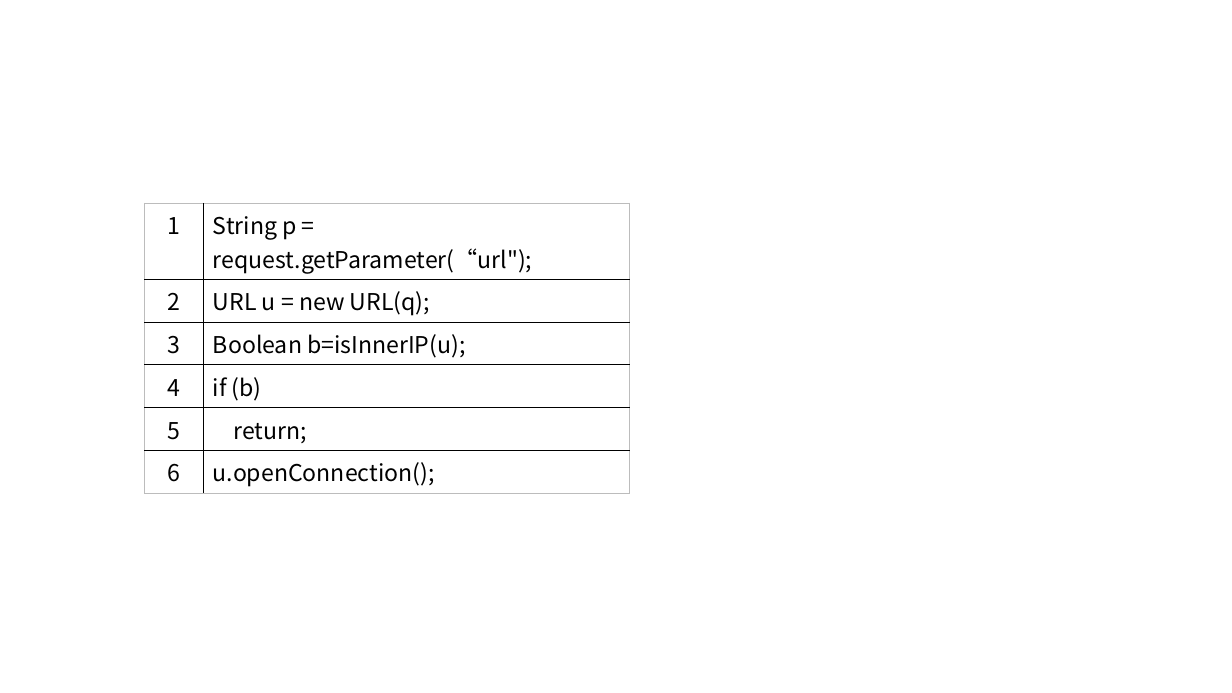
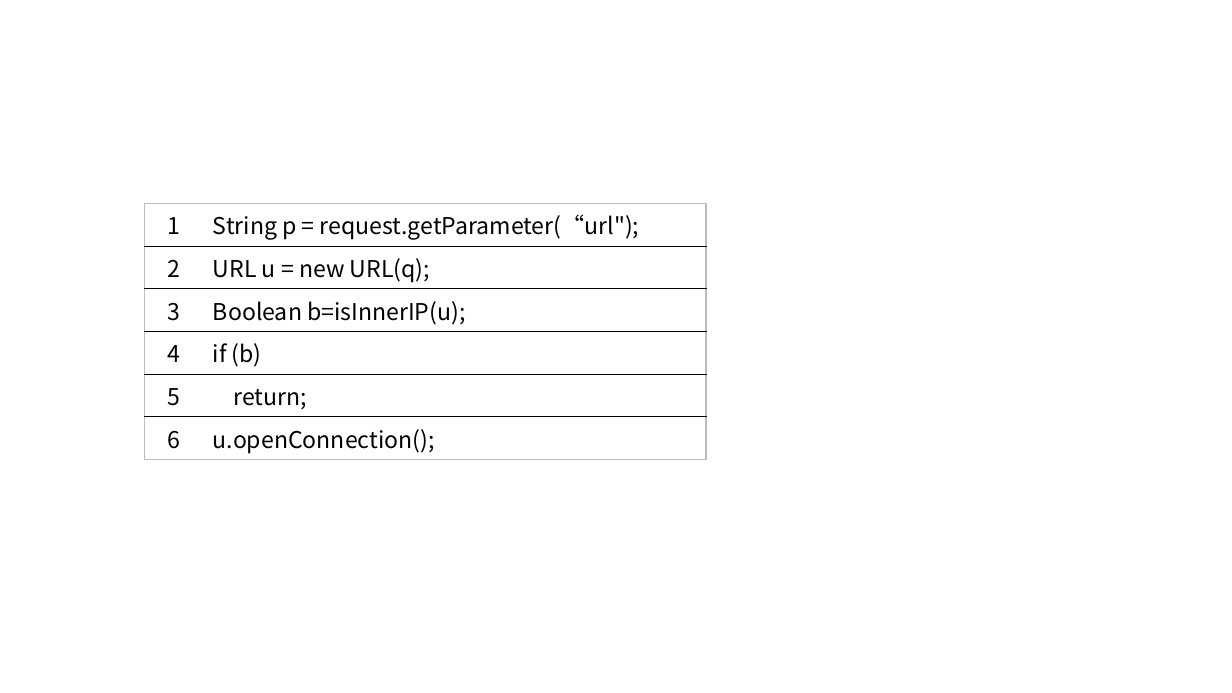
Before and after one commit to Anemone95/dissertation-MLonSAST, a slide deck: slide 6 of extra/taintanalysis.pptx (slide 7 before the commit). Drawn at 1232x693 pixels with LibreOffice and Linux fonts; fonts in the diff are those of the drawing. Boxes give left, top, right and bottom in pixels: in the first picture for what was removed or moved away, otherwise in the second. Text is boxed around its words. In the diff, an @@ line names an element or a change of style, - is before the commit and + after.

```diff
--- a/extra/taintanalysis.pptx
+++ b/extra/taintanalysis.pptx
@@ table at (x1=145, y1=203, x2=707, y2=458) @@
@@ borders changed @@
@@ table resized from (x1=145, y1=203, x2=630, y2=491) to (x1=145, y1=203, x2=707, y2=458) @@
```
Also in this commit, not shown: 5 other slides changed, 1 slide removed, 17 other files.
